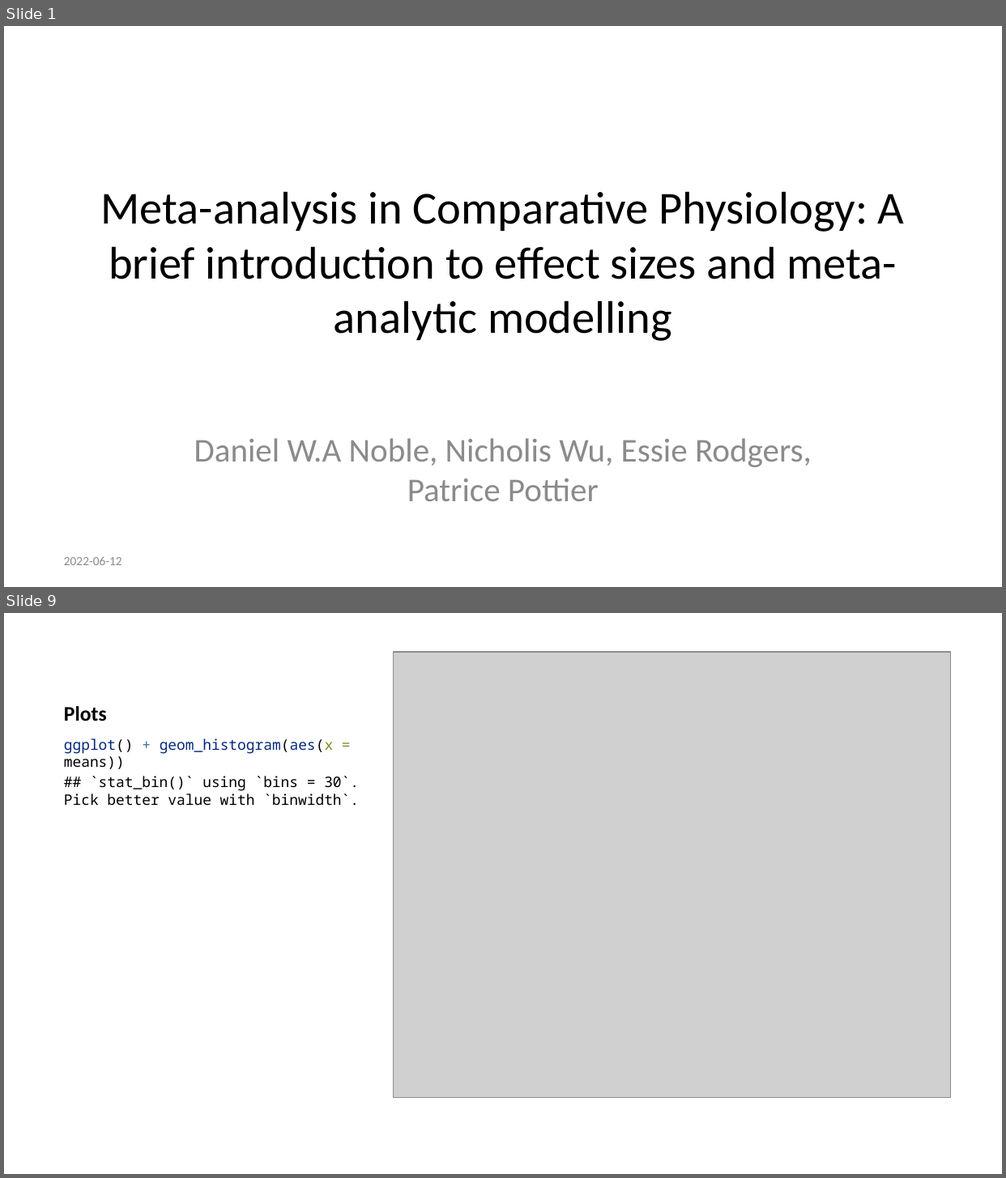
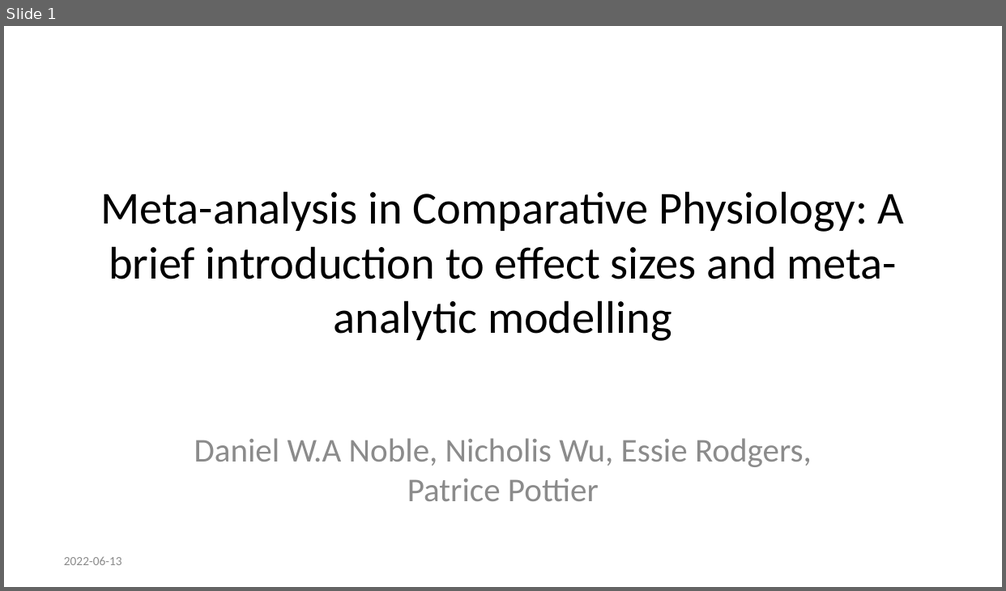
Before and after one commit to daniel1noble/meta-workshop, a slide deck: slides/code_slides.pptx. Shown one above the other, each under a label of ours: slides 1 and 9 before the commit, slide 1 after it; the slides between them are not shown. The pictures are 1006x1178 and 1006x591 pixels, drawn with LibreOffice and Linux fonts; fonts in the diff are those of the drawing; grey boxes stand for pictures. Boxes give left, top, right and bottom in pixels: in the first picture for what was removed or moved away, otherwise in the second. Text is boxed around its words. In the diff, an @@ line names an element or a change of style, - is before the commit and + after.

Commit message:
Added some code for slides

```diff
--- a/slides/code_slides.pptx
+++ b/slides/code_slides.pptx
@@ slide 9 removed at (x1=4, y1=613, x2=1002, y2=1174), background #FFFFFF @@
@@ picture removed at (x1=393, y1=652, x2=950, y2=1098) @@
@@ title removed at (x1=64, y1=706, x2=107, y2=722) @@
-Plots
@@ text removed at (x1=64, y1=739, x2=359, y2=806) @@
-ggplot() + geom_histogram(aes(x = means))
-## `stat_bin()` using `bins = 30`. Pick better value with `binwidth`.
@@ slide 1 changed as well @@
@@ text at (x1=64, y1=557, x2=122, y2=565): text changed @@
-2022-06-12
+2022-06-13
```
Also in this commit, not shown: 4 slides added, 7 other slides removed, 1 other file.
